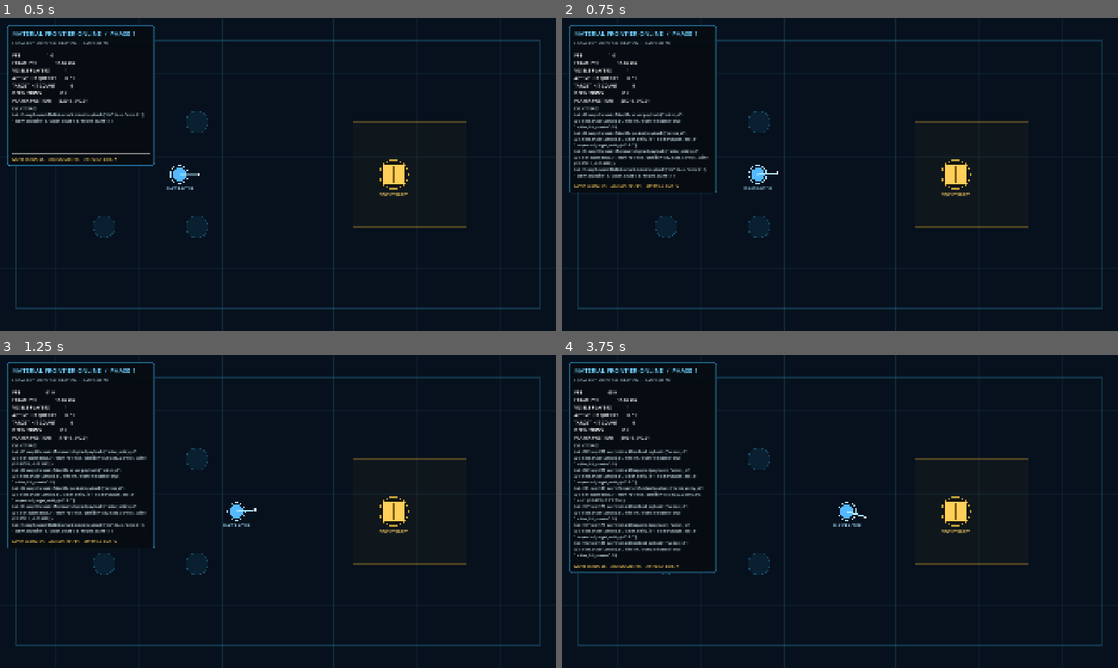
Above: before the commit, frames 1-4 (two rows, left to right).
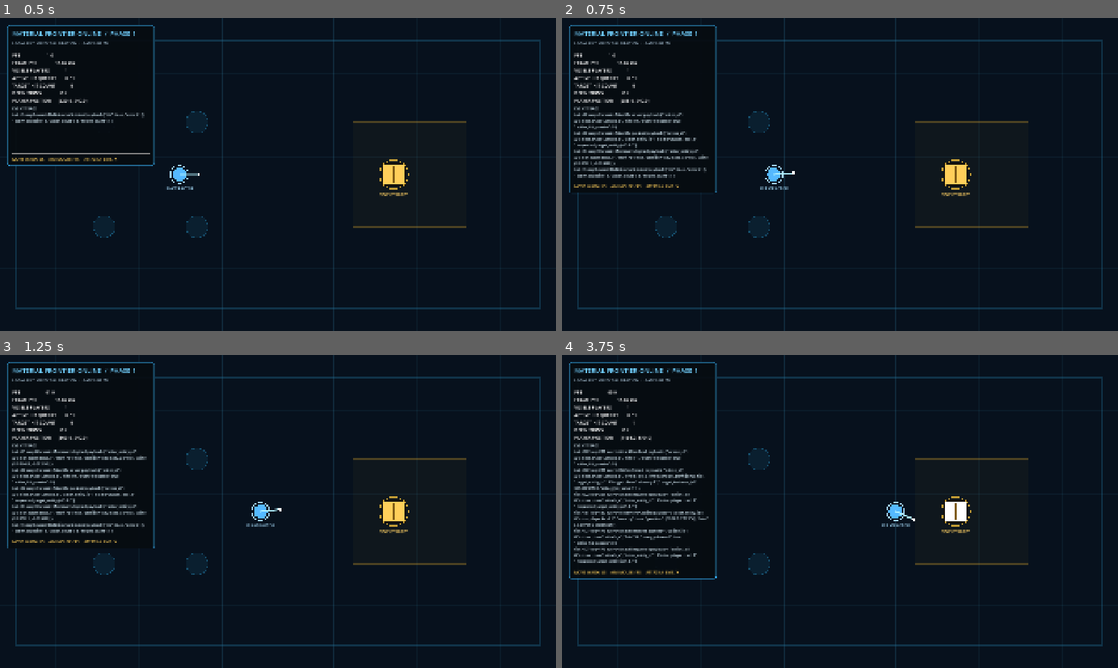
Above: after the commit, the same moments.

Repository: akatonboboonboon/MF-MMORPG
Game: Godot game, scene res://scenes/phase1/phase1_bootstrap.tscn
Two runs of this game, one before a commit and one after it. Both use one fixed random seed, a clock stepped at 60 frames per second and the inputs below.
Inputs (mouse positions are in pixels of both pictures, inside the frame that each line leads up to):
- Up to frame 1 (0.5 s): no input
- Up to frame 2 (0.75 s): tap Enter at 0.5 s; move the mouse to (962, 158) at 0.52 s; hold D (move_right) from 0.53 s (still down); tap Space (evade) at 0.6 s; click (962, 158) at 0.67 s
- Up to frame 3 (1.25 s): keep holding D (move_right)
- Up to frame 4 (3.75 s): move the mouse to (728, 527) at 1.27 s; release D (move_right) at 1.28 s; hold S (move_down) 1.28-2.03 s; tap Space (evade) at 1.35, 2.3, 3.05 s; click (728, 527) at 1.42 s; move the mouse to (895, 442) at 2.02 s; hold D (move_right) 2.03-2.78 s; tap E (interact) at 2.1 s; click (895, 442) at 2.17 s; move the mouse to (812, 574) at 2.77 s; hold W (move_up) 2.78-3.53 s; tap Q (lock_on) at 2.85 s; click (812, 574) at 2.92 s; move the mouse to (1006, 558) at 3.52 s; hold A (move_left) from 3.53 s (still down); tap 1 (magic_1) at 3.6 s; click (1006, 558) at 3.67 s

Frame 1 is identical in both runs. In frame 2, 0.3% of the frame differs, in the area x 11-42%, y 26-55%; in frame 3, 0.4%; in frame 4, 3.4%, in the area x 1-73%, y 21-72%.

Commit message:
Implement Phase 2 Slice 2-A basic operation

Diff:
--- a/material-frontier-online/prototype/scripts/input/input_adapter.gd
+++ b/material-frontier-online/prototype/scripts/input/input_adapter.gd
@@ -113,12 +113,16 @@
 			_last_aim = mouse_delta.normalized()
 	var magic_modifier_held := Input.is_action_pressed(ACTION_MAGIC_MODIFIER)
 	var request_attack_a := Input.is_action_just_pressed(ACTION_ATTACK_A) and not magic_modifier_held
+	var request_evade := Input.is_action_just_pressed(ACTION_EVADE)
 	return Phase1InputCommand.create(
 		_sequence,
 		Engine.get_physics_frames(),
 		move,
 		_last_aim,
-		request_attack_a
+		request_attack_a,
+		&"actor.player.local.1",
+		&"",
+		request_evade
 	)
 
 
--- a/material-frontier-online/prototype/scripts/simulation/input_command.gd
+++ b/material-frontier-online/prototype/scripts/simulation/input_command.gd
@@ -6,6 +6,7 @@
 var move_vector: Vector2
 var aim_vector: Vector2
 var attack_a_requested: bool
+var evade_requested: bool
 var debug_action_id: StringName
 var actor_entity_id: StringName
 var target_entity_id: StringName
@@ -18,7 +19,8 @@
 	aim: Vector2,
 	request_attack_a: bool,
 	actor_id: StringName = &"actor.player.local.1",
-	target_id: StringName = &""
+	target_id: StringName = &"",
+	request_evade: bool = false
 ) -> Phase1InputCommand:
 	var command := Phase1InputCommand.new()
 	command.sequence = command_sequence
@@ -26,6 +28,7 @@
 	command.move_vector = move.limit_length(1.0)
 	command.aim_vector = aim.normalized() if aim.length_squared() > 0.0001 else Vector2.RIGHT
 	command.attack_a_requested = request_attack_a
+	command.evade_requested = request_evade
 	command.debug_action_id = &"phase1.attack_a" if request_attack_a else &""
 	command.actor_entity_id = actor_id
 	command.target_entity_id = target_id
--- a/material-frontier-online/prototype/scripts/simulation/local_authority_simulation.gd
+++ b/material-frontier-online/prototype/scripts/simulation/local_authority_simulation.gd
@@ -6,6 +6,7 @@
 @export var attack_definition: Phase1ActionDefinition
 
 var _actors_by_id: Dictionary = {}
+var _actor_start_states: Dictionary = {}
 var _targets_by_id: Dictionary = {}
 var _hit_query_pool := Phase1HitQueryPool.new()
 var _configured := false
@@ -15,6 +16,7 @@
 
 func configure(actors: Array, targets: Array) -> void:
 	_actors_by_id.clear()
+	_actor_start_states.clear()
 	_targets_by_id.clear()
 	_definition_errors = attack_definition.validate() if attack_definition != null else PackedStringArray(["attack_definition is required"])
 	for actor_variant in actors:
@@ -28,6 +30,10 @@
 			_definition_errors.append("duplicate actor entity_id: %s" % actor.entity_id)
 		else:
 			_actors_by_id[actor.entity_id] = actor
+			_actor_start_states[actor.entity_id] = {
+				"position": actor.global_position,
+				"aim": actor.aim_direction,
+			}
 	for target_variant in targets:
 		var target := target_variant as Phase1TargetDummy
 		if target == null:
@@ -56,7 +62,7 @@
 	})
 
 
-func step(command: Phase1InputCommand, _delta: float) -> void:
+func step(command: Phase1InputCommand, delta: float) -> void:
 	if not _configured or command == null:
 		return
 	var actor := _actors_by_id.get(command.actor_entity_id) as Phase1PlayerActor
@@ -66,7 +72,12 @@
 			"reason": "unknown actor",
 		})
 		return
-	actor.apply_authority_motion(command.move_vector, command.aim_vector)
+	if command.evade_requested and actor.can_accept_authority_evade():
+		var evade_direction := command.move_vector
+		if evade_direction.length_squared() <= 0.0001:
+			evade_direction = command.aim_vector
+		actor.begin_authority_evade(evade_direction)
+	actor.apply_authority_motion(command.move_vector, command.aim_vector, delta)
 	var moving := command.move_vector.length_squared() > 0.0001
 	if moving != _last_move_was_active or (moving and command.sequence % 60 == 0):
 		_emit_event(&"MovementApplied", command.sequence, command.physics_tick, {
@@ -92,6 +103,21 @@
 
 func definitions_are_valid() -> bool:
 	return _configured
+
+
+func reset_actor_to_start(actor_entity_id: StringName) -> bool:
+	if not _configured:
+		return false
+	var actor := _actors_by_id.get(actor_entity_id) as Phase1PlayerActor
+	if actor == null or not _actor_start_states.has(actor_entity_id):
+		return false
+	var start_state: Dictionary = _actor_start_states[actor_entity_id]
+	actor.reset_authority_state(
+		start_state.get("position", actor.global_position),
+		start_state.get("aim", actor.aim_direction)
+	)
+	_last_move_was_active = false
+	return true
 
 
 func _execute_provisional_attack(command: Phase1InputCommand, actor: Phase1PlayerActor) -> void:
--- a/material-frontier-online/prototype/scripts/simulation/player_actor.gd
+++ b/material-frontier-online/prototype/scripts/simulation/player_actor.gd
@@ -1,23 +1,99 @@
 class_name Phase1PlayerActor
 extends CharacterBody2D
+
+const EVADE_DISTANCE_PX := 140.0
+const EVADE_DURATION_SECONDS := 0.20
+const EVADE_REUSE_SECONDS := 0.45
+const _DIRECTION_EPSILON_SQUARED := 0.0001
+const _TIME_EPSILON_SECONDS := 0.000001
 
 @export var entity_id: StringName = &"actor.player.local.1"
 @export_range(1.0, 1000.0, 1.0) var move_speed: float = 280.0
 @export var movement_bounds := Rect2(72.0, 96.0, 1776.0, 888.0)
 
 var aim_direction := Vector2.RIGHT
+var _evade_active := false
+var _evade_direction := Vector2.ZERO
+var _evade_elapsed_seconds := 0.0
+var _evade_reuse_remaining_seconds := 0.0
 
 
-func apply_authority_motion(move_vector: Vector2, aim_vector: Vector2) -> void:
-	velocity = move_vector.limit_length(1.0) * move_speed
-	move_and_slide()
+func can_accept_authority_evade() -> bool:
+	return not _evade_active and _evade_reuse_remaining_seconds <= _TIME_EPSILON_SECONDS
+
+
+func begin_authority_evade(direction: Vector2) -> bool:
+	if not can_accept_authority_evade() or direction.length_squared() <= _DIRECTION_EPSILON_SQUARED:
+		return false
+	_evade_active = true
+	_evade_direction = direction.normalized()
+	_evade_elapsed_seconds = 0.0
+	_evade_reuse_remaining_seconds = EVADE_REUSE_SECONDS
+	return true
+
+
+func apply_authority_motion(move_vector: Vector2, aim_vector: Vector2, delta: float = 1.0 / 60.0) -> void:
+	if aim_vector.length_squared() > _DIRECTION_EPSILON_SQUARED:
+		aim_direction = aim_vector.normalized()
+	var authority_delta := maxf(delta, 0.0)
+	if _evade_active:
+		_apply_authority_evade_motion(authority_delta)
+	else:
+		velocity = move_vector.limit_length(1.0) * move_speed
+		move_and_slide()
+		_clamp_to_movement_bounds()
+	_evade_reuse_remaining_seconds = maxf(
+		0.0,
+		_evade_reuse_remaining_seconds - authority_delta
+	)
+	queue_redraw()
+
+
+func reset_authority_state(start_position: Vector2, initial_aim: Vector2) -> void:
+	global_position = start_position
+	_clamp_to_movement_bounds()
+	aim_direction = initial_aim.normalized() if initial_aim.length_squared() > _DIRECTION_EPSILON_SQUARED else Vector2.RIGHT
+	velocity = Vector2.ZERO
+	_evade_active = false
+	_evade_direction = Vector2.ZERO
+	_evade_elapsed_seconds = 0.0
+	_evade_reuse_remaining_seconds = 0.0
+	queue_redraw()
+
+
+func debug_evade_state() -> Dictionary:
+	return {
+		"active": _evade_active,
+		"direction": _evade_direction,
+		"elapsed_seconds": _evade_elapsed_seconds,
+		"reuse_remaining_seconds": _evade_reuse_remaining_seconds,
+		"distance_px": EVADE_DISTANCE_PX,
+		"duration_seconds": EVADE_DURATION_SECONDS,
+		"reuse_seconds": EVADE_REUSE_SECONDS,
+	}
+
+
+func _apply_authority_evade_motion(delta: float) -> void:
+	var remaining_seconds := maxf(0.0, EVADE_DURATION_SECONDS - _evade_elapsed_seconds)
+	var motion_seconds := minf(delta, remaining_seconds)
+	if motion_seconds > 0.0:
+		var evade_speed := EVADE_DISTANCE_PX / EVADE_DURATION_SECONDS
+		velocity = _evade_direction * evade_speed
+		move_and_collide(_evade_direction * evade_speed * motion_seconds)
+		_clamp_to_movement_bounds()
+		_evade_elapsed_seconds += motion_seconds
+	if _evade_elapsed_seconds + _TIME_EPSILON_SECONDS >= EVADE_DURATION_SECONDS:
+		_evade_active = false
+		_evade_direction = Vector2.ZERO
+		_evade_elapsed_seconds = EVADE_DURATION_SECONDS
+		velocity = Vector2.ZERO
+
+
+func _clamp_to_movement_bounds() -> void:
 	global_position = Vector2(
 		clampf(global_position.x, movement_bounds.position.x, movement_bounds.end.x),
 		clampf(global_position.y, movement_bounds.position.y, movement_bounds.end.y)
 	)
-	if aim_vector.length_squared() > 0.0001:
-		aim_direction = aim_vector.normalized()
-	queue_redraw()
 
 
 func _draw() -> void:
